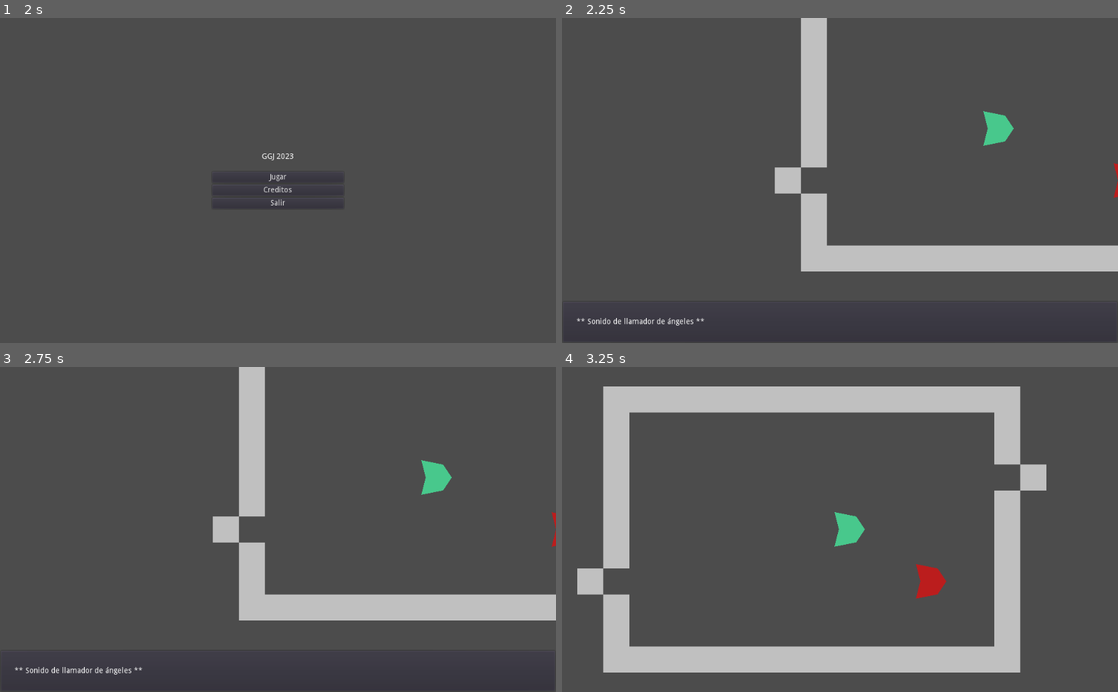
Above: before the commit, frames 1-4 (two rows, left to right).
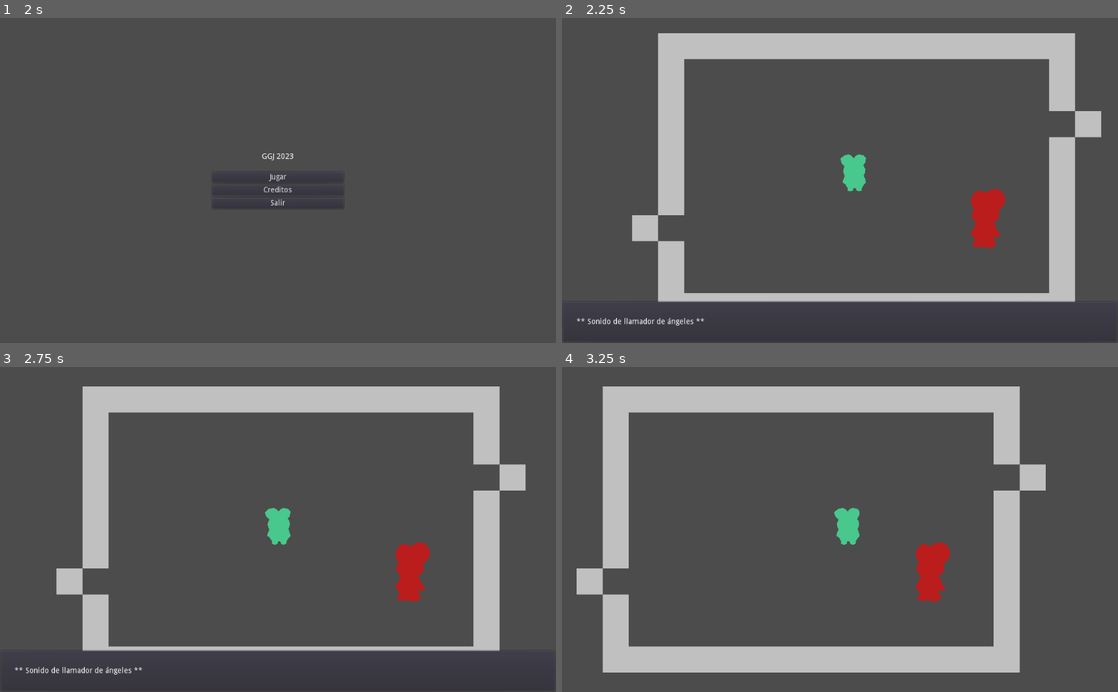
Above: after the commit, the same moments.

Repository: nosemeocurrenada/ggj2023-automatic-octo-cannibal
Game: Godot game, scene res://scenes/menu/intro.tscn
Same seed, same stepped clock (60 frames per second), same inputs: the game is played once before the commit and once after it. The engine's default icon, where the game draws it, is replaced by a stand-in: a white triangle on a blue panel in a dark square.
Inputs:
- Up to frame 1 (2 s): tap Enter (ui_accept) at 0.5, 0.77, 1.25, 1.52 s; hold Right (ui_right) 0.53-1.28 s; hold Down (ui_down) from 1.28 s (still down)
- Up to frame 2 (2.25 s): release Down (ui_down) at 2 s; click "Jugar" at 2 s
- Up to frame 3 (2.75 s): no input
- Up to frame 4 (3.25 s): tap Enter (ui_accept) at 2.75 s; hold Right (ui_right) from 2.78 s (still down)

Frame 1 is identical in both runs. In frame 2, 23% of the frame differs, in the area x 12-100%, y 0-88%; in frame 3, 22%; in frame 4, 1.3%.

Commit message:
Los mejores sprites del mundo.

Diff:
--- a/characters/big_chef.tscn
+++ b/characters/big_chef.tscn
@@ -6,3 +6,4 @@
 
 [node name="sprite" parent="." index="0"]
 color = Color( 0.737255, 0.117647, 0.117647, 1 )
+polygon = PoolVector2Array( 23, 0, 19, -8, 20, -12, 26, -15, 29, -25, 27, -31, 38, -44, 40, -56, 33, -68, 25, -72, 16, -72, 10, -69, 4, -65, -2, -68, -13, -69, -21, -61, -24, -48, -21, -40, -18, -33, -22, -28, -22, -20, -17, -13, -15, -11, -15, -7, -24, 10, -22, 15, -17, 18, -17, 26, -21, 30, -20, 34, -15, 35, -5, 36, -3, 33, -1, 29, -2, 33, 4, 37, 16, 36, 24, 31, 19, 22, 19, 15, 26, 18, 31, 14 )
--- a/characters/little_chef.tscn
+++ b/characters/little_chef.tscn
@@ -7,3 +7,4 @@
 
 [node name="sprite" parent="." index="0"]
 color = Color( 0.286275, 0.788235, 0.552941, 1 )
+polygon = PoolVector2Array( 22, -12, 20, -17, 18, -20, 22, -25, 23, -33, 19, -38, 10, -40, 4, -37, 1, -33, -4, -38, -8, -40, -17, -38, -24, -32, -22, -24, -16, -18, -18, -14, -19, -10, -18, -4, -16, 0, -19, 7, -20, 12, -15, 15, -11, 22, -11, 27, -6, 28, -1, 27, 0, 22, 4, 22, 6, 27, 10, 28, 15, 27, 16, 21, 20, 15, 23, 12, 22, 7, 19, -1, 21, -5 )
--- a/characters/viejito.tscn
+++ b/characters/viejito.tscn
@@ -6,3 +6,4 @@
 
 [node name="sprite" parent="." index="0"]
 color = Color( 0.627451, 0.92549, 0.882353, 1 )
+polygon = PoolVector2Array( 14, -12, 8, -19, 14, -23, 13, -30, 11, -32, 14, -34, 11, -36, 9, -39, -8, -40, -12, -35, -11, -31, -13, -25, -12, -20, -15, -8, -11, 9, -15, 25, -5.36261, 25.011, 0, 23, 7, 25, 16, 24, 11, -1, 19, -3, 24, -3, 27, 23, 29, 24, 26, -3, 28, -8 )
--- a/objects/character.gd
+++ b/objects/character.gd
@@ -21,6 +21,10 @@
 
 	if direction.length_squared() > 0.1:
 		move_and_slide(direction.normalized() * character_velocity)
+		if direction.x > 0:
+			$sprite.scale.x = 1
+		else:
+			$sprite.scale.x = -1
 
 
 func _on_dialog_area_body_entered(body: Node2D):
--- a/objects/player_camera.tscn
+++ b/objects/player_camera.tscn
@@ -3,5 +3,6 @@
 [ext_resource path="res://objects/player_camera.gd" type="Script" id=1]
 
 [node name="player_camera" type="Camera2D"]
+pause_mode = 2
 current = true
 script = ExtResource( 1 )
